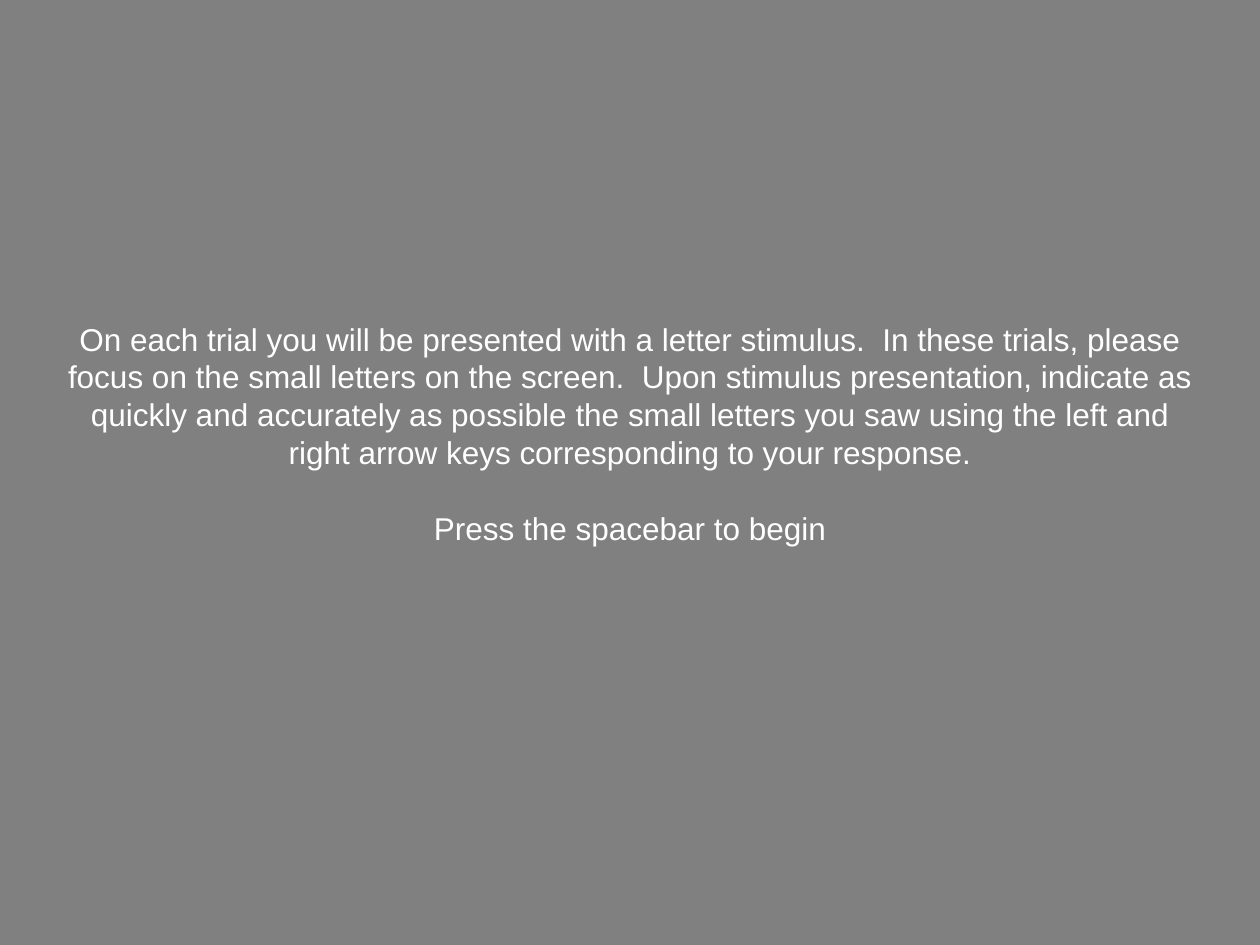
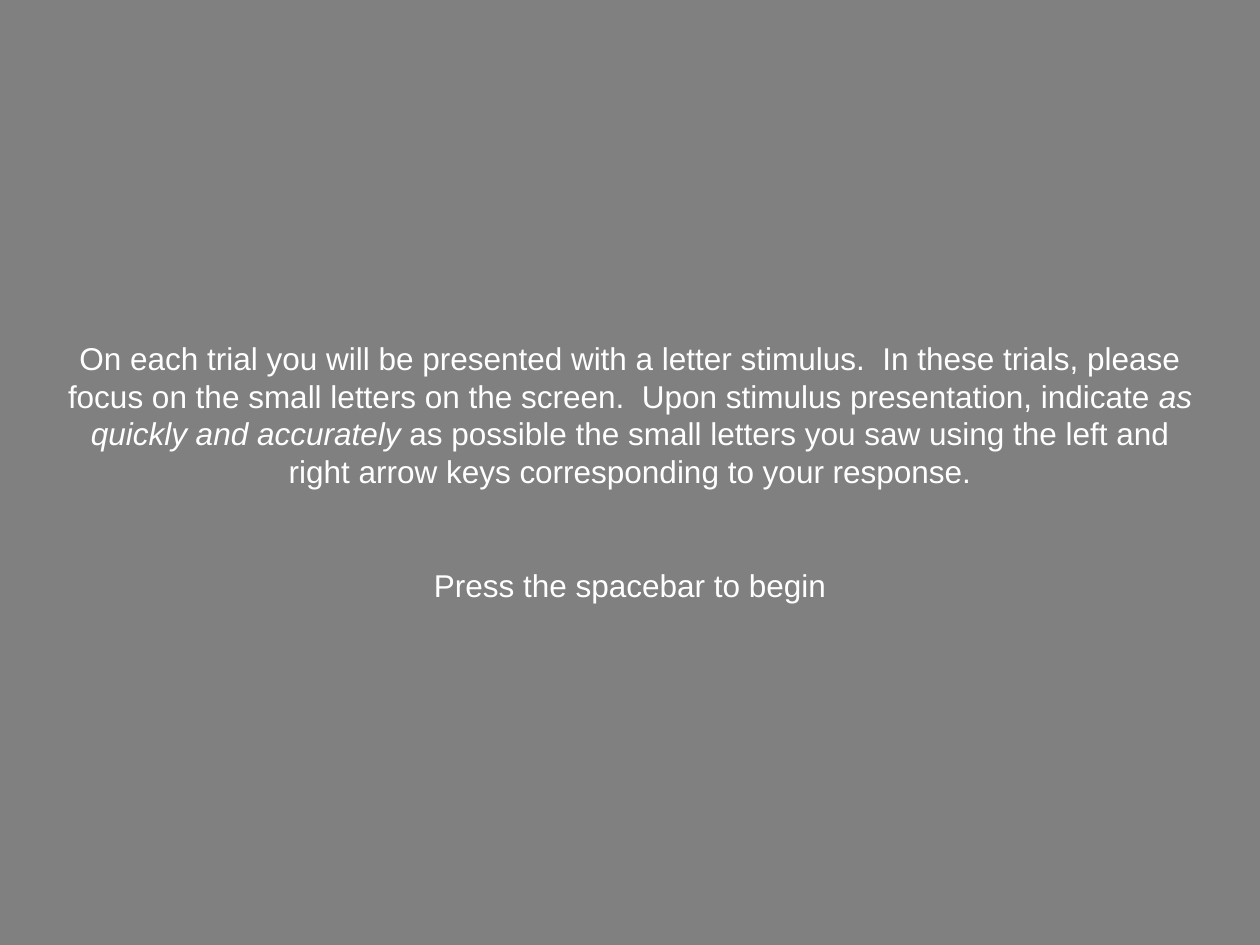
Before and after one commit to Roman-Belenya/psychophysics, a slide deck: slide 11 of images/instructions/instructions.pptx (slide 9 before the commit). Drawn at 1260x945 pixels with LibreOffice and Linux fonts; fonts in the diff are those of the drawing. Boxes give left, top, right and bottom in pixels: in the first picture for what was removed or moved away, otherwise in the second. Text is boxed around its words. In the diff, an @@ line names an element or a change of style, - is before the commit and + after.

```diff
--- a/images/instructions/instructions.pptx
+++ b/images/instructions/instructions.pptx
@@ text "On each trial you will ...": place and size @@
-text "On each trial you will ..." at bbox=[68, 328, 1191, 546]
+text "On each trial you will ..." at bbox=[68, 347, 1192, 603]
@@ text at bbox=[68, 347, 1192, 489]: italic on in "as quickly and accurately" @@
```
Also in this commit, not shown: 8 other slides changed, 2 slides added, 13 other files.
